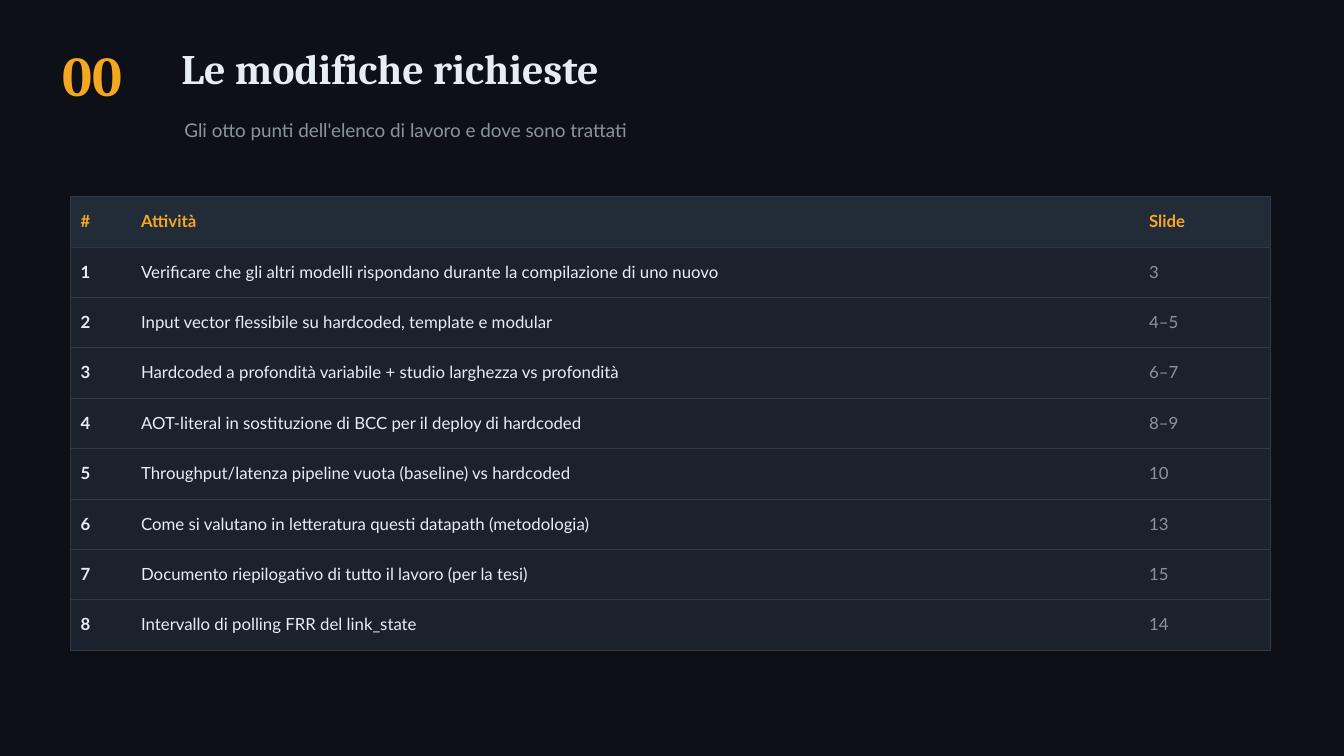
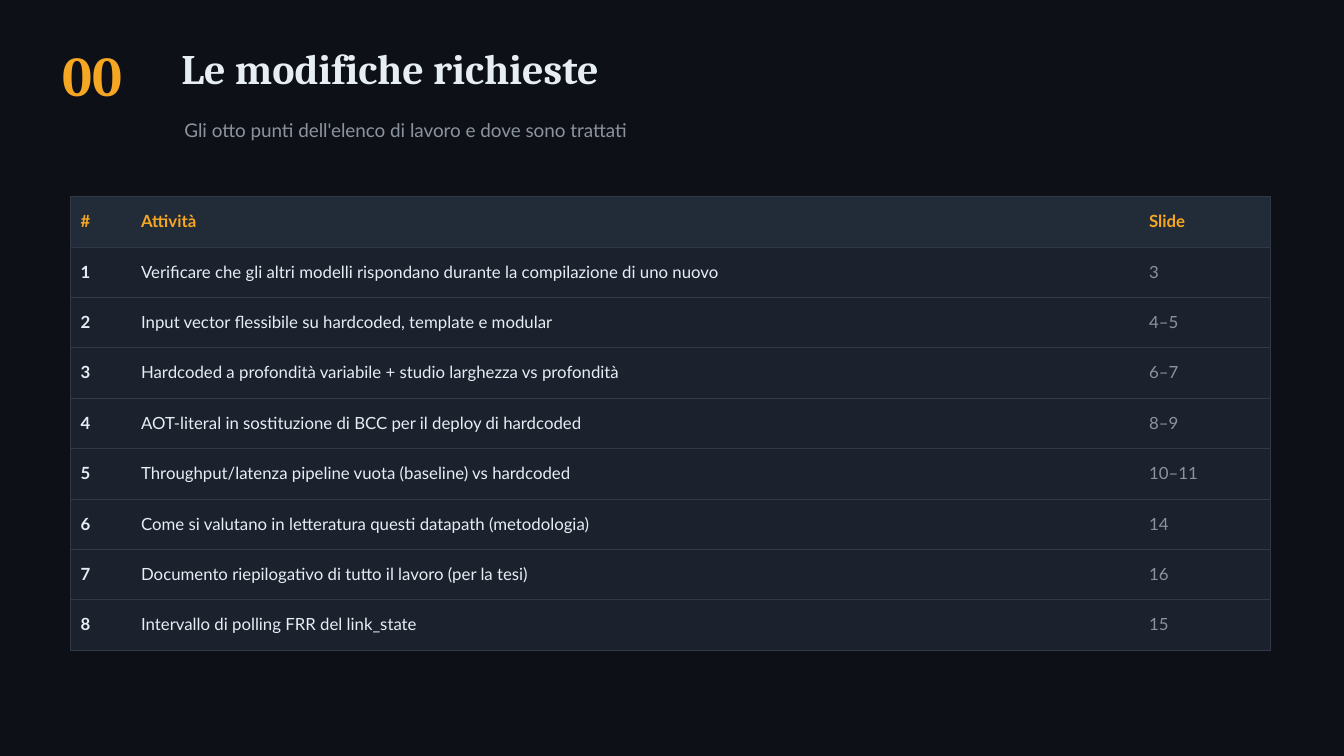
Before and after one commit to ettore-cantile/ipa_lab, a slide deck: slide 2 of docs/IPA_modifiche_hardcoded.pptx. Drawn at 1344x756 pixels with LibreOffice and Linux fonts; fonts in the diff are those of the drawing. Boxes give left, top, right and bottom in pixels: in the first picture for what was removed or moved away, otherwise in the second. Text is boxed around its words. In the diff, an @@ line names an element or a change of style, - is before the commit and + after.

```diff
--- a/docs/IPA_modifiche_hardcoded.pptx
+++ b/docs/IPA_modifiche_hardcoded.pptx
@@ text at (1149,467,1198,479): text changed @@
-10
+10–11
@@ text "14": place and size @@
-text "14" at (1149,618,1168,630)
+text "14" at (1149,518,1168,530)
@@ text removed at (1149,518,1168,530) @@
-13
@@ text added at (1149,568,1168,580), 12 pt, text #8B949E @@
+16
@@ text "15": place and size @@
-text "15" at (1149,568,1168,580)
+text "15" at (1149,618,1168,630)
```
Also in this commit, not shown: 3 other slides changed, 2 slides added, 7 other files.
